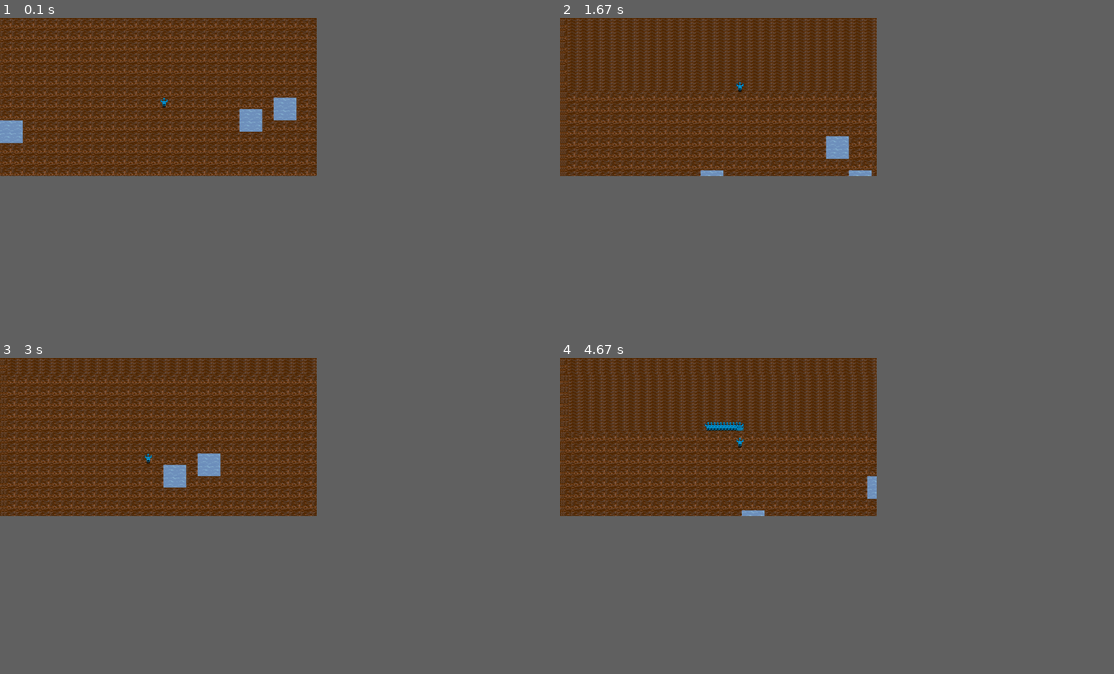
Above: before the commit, frames 1-4 (two rows, left to right).
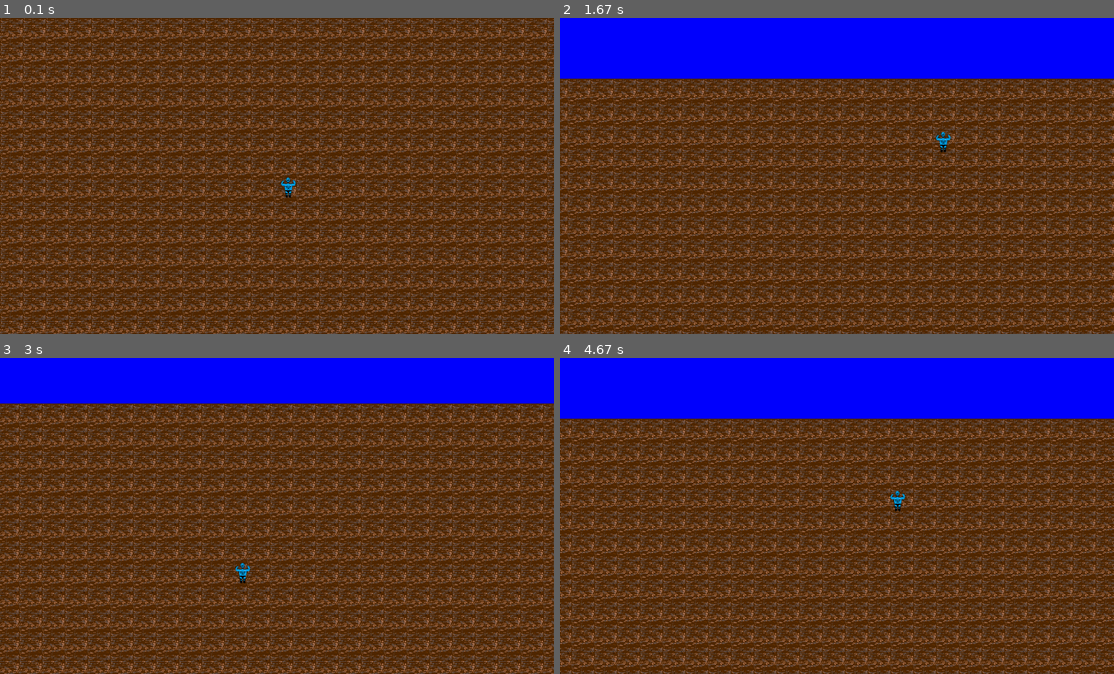
Above: after the commit, the same moments.

Repository: Mihaham/RussianScraporioGame
Game: pygame game, started from main.py
The game is run twice, just before and just after one commit, with the same random seed, the same clock (stepped at 60 frames per second) and the same inputs.
Inputs:
- Up to frame 1 (0.1 s): no input
- Up to frame 2 (1.67 s): hold D 0.33-0.8 s; hold W 0.83-1.3 s; hold D from 1.33 s (still down)
- Up to frame 3 (3 s): release D at 1.8 s; hold A 1.83-2.37 s; hold S 2.4-2.87 s; hold A from 2.9 s (still down)
- Up to frame 4 (4.67 s): release A at 3.37 s; hold W 3.4-3.87 s; hold D 3.9-4.53 s; hold S from 4.57 s (still down)
In our replay, the window is 514x257 before the commit and 899x514 after it. These sizes can differ from the game's own. Grey fills any space a smaller window leaves; there, only what the larger window draws over its background counts as a difference.

The runs differ from the first frame. In frame 1, 43% of the frame differs, in the area x 0-100%, y 0-100%; in frame 2, 54%; in frame 3, 51%; in frame 4, 54%.

Commit message:
Board boarded, catbox updated

Diff:
--- a/Game/Board.py
+++ b/Game/Board.py
@@ -12,7 +12,7 @@
     grid = None
     game_pos_x = 0
     game_pos_y = 0
-    cat_box = (50, 50)
+    cat_box = (300, 150)
 
     def __init__(self):
         line = [None] * field
--- a/Game/single_square.py
+++ b/Game/single_square.py
@@ -20,7 +20,7 @@
             self.__take_prototipe__(prototipe)
 
     def draw(self, surface=None, position_x=None, position_y=None, board_x = None, board_y = None):
-        if (board_x <= position_x <= board_x + (LENGTH) and board_y <= position_y <= board_y + (HIGHT)):
+        if (board_x - scale <= position_x <= board_x + (LENGTH) + scale and board_y - scale <= position_y <= board_y + (HIGHT) + scale):
             square_skin = pygame.image.load(self.skin)
             square_skin = pygame.transform.scale(square_skin, (scale, scale))
             square_rect = square_skin.get_rect(topleft=(position_x - board_x, position_y - board_y), width=scale)
--- a/Player/player.py
+++ b/Player/player.py
@@ -58,10 +58,11 @@
     def update(self, board):
         new_x = (self.direction[0] * step + self.x)
         new_y = (self.direction[1] * step + self.y)
-        if (board.grid[new_x // scale][new_y // scale].is_player_available and board.grid[new_x // scale + 1][
-            new_y // scale].is_player_available and board.grid[new_x // scale][
-            new_y // scale + 1].is_player_available and board.grid[new_x // scale + 1][
-            new_y // scale + 1].is_player_available):
-            if not(Center_x - board.cat_box[0]<=new_x - board.game_pos_x<=Center_x+board.cat_box[0] and Center_y - board.cat_box[1]<=new_y - board.game_pos_y<=Center_y+board.cat_box[1]):
-                board.increase_coordinates(self.direction[0] * step,self.direction[1]*step)
-            self.update_position((self.direction[0] * step + self.x, self.direction[1] * step + self.y))
+        if 0<=new_x<=(field-1)*scale and 0<=new_y<=(field-1)*scale:
+            if (board.grid[new_x // scale][new_y // scale].is_player_available and board.grid[new_x // scale + 1][
+                new_y // scale].is_player_available and board.grid[new_x // scale][
+                new_y // scale + 1].is_player_available and board.grid[new_x // scale + 1][
+                new_y // scale + 1].is_player_available):
+                if not(Center_x - board.cat_box[0]<=new_x - board.game_pos_x<=Center_x+board.cat_box[0] and Center_y - board.cat_box[1]<=new_y - board.game_pos_y<=Center_y+board.cat_box[1]):
+                    board.increase_coordinates(self.direction[0] * step,self.direction[1]*step)
+                self.update_position((self.direction[0] * step + self.x, self.direction[1] * step + self.y))
--- a/const.py
+++ b/const.py
@@ -1,8 +1,8 @@
-step = 10
-scale = 36
-field = 40
-LENGTH = 1000
-HIGHT=500
+step = 12
+scale = 72
+field = 100
+LENGTH = 1750
+HIGHT = 1000
 
 water_amount = 10
 water_size = 2
--- a/main.py
+++ b/main.py
@@ -16,6 +16,7 @@
 player = Player(position_x=Center_x, position_y=Center_y)
 
 while True:
+    pygame.draw.rect(surface, (0,0,255), (0, 0, LENGTH, HIGHT))
     Board.draw(surface)
     player.draw(surface, board_x=Board.game_pos_x, board_y=Board.game_pos_y)
     for event in pygame.event.get():
